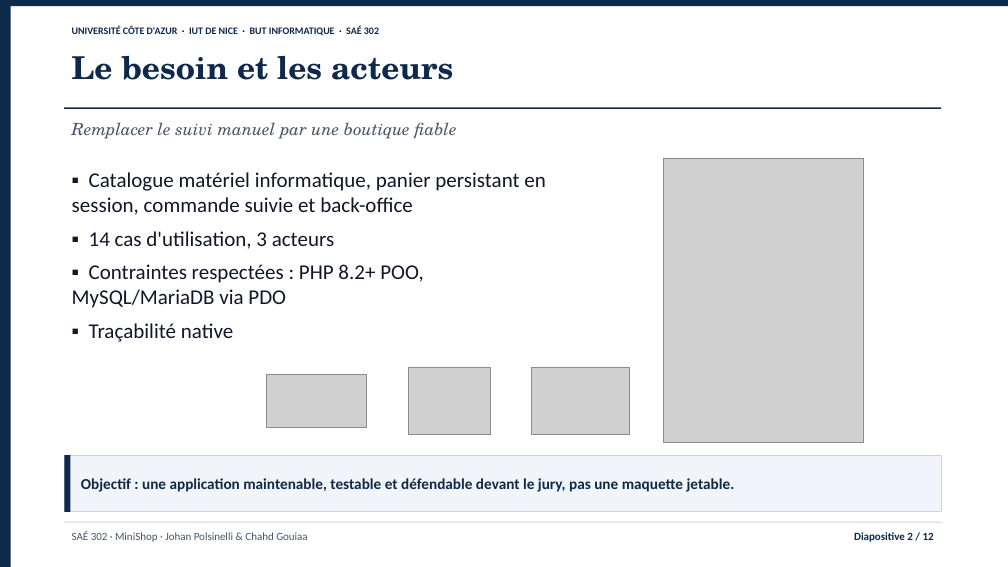
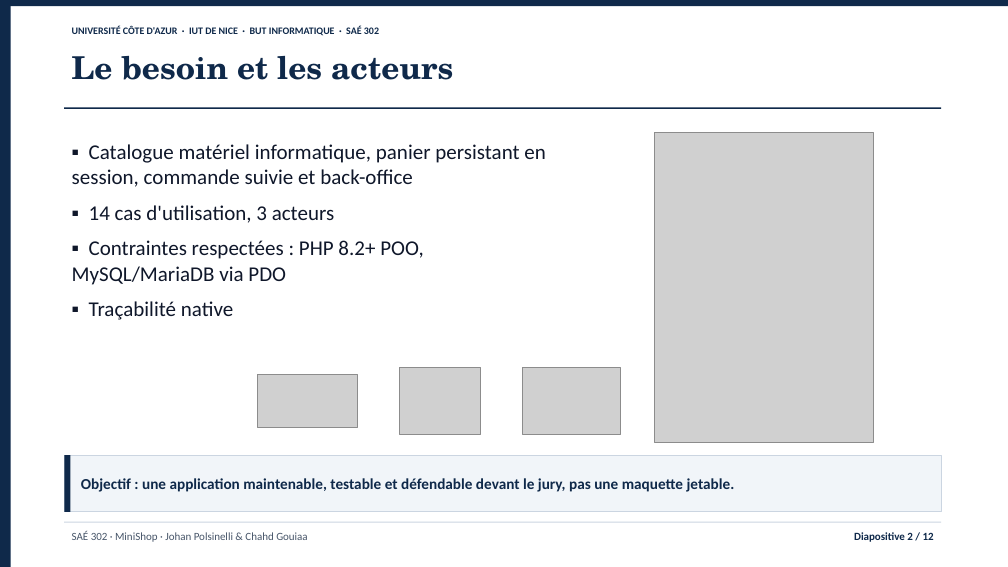
Before and after one commit to jojo8356/SAE-302, a slide deck: slide 2 of livrables/minishop-soutenance.pptx. Drawn at 1008x567 pixels with LibreOffice and Linux fonts; fonts in the diff are those of the drawing; grey boxes stand for pictures. Boxes give left, top, right and bottom in pixels: in the first picture for what was removed or moved away, otherwise in the second. Text is boxed around its words. In the diff, an @@ line names an element or a change of style, - is before the commit and + after.

```diff
--- a/livrables/minishop-soutenance.pptx
+++ b/livrables/minishop-soutenance.pptx
@@ text "▪ Catalogue matériel informatique, panier ...": place and size @@
-text "▪ Catalogue matériel informatique, panier ..." at <box>72,172,545,342</box>
+text "▪ Catalogue matériel informatique, panier ..." at <box>72,144,545,320</box>
@@ text "▪ Catalogue matériel informatique, panier ..." at <box>72,144,545,320</box>: more space between paragraphs @@
@@ text removed at <box>72,122,457,139</box> @@
-Remplacer le suivi manuel par une boutique fiable
@@ picture: place and size @@
-picture at <box>664,159,864,442</box>
+picture at <box>654,132,873,442</box>
@@ 3 pictures: place and size @@
-3 pictures at <box>266,368,630,434</box>
+3 pictures at <box>257,368,621,434</box>
```
Also in this commit, not shown: 11 other slides changed, 5 other files.
